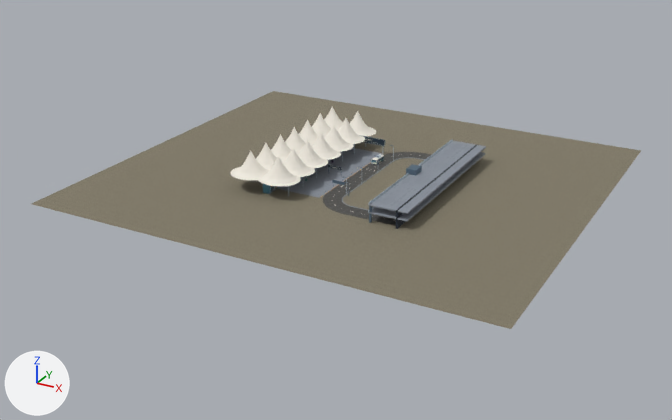
An edit to the glTF model public/models/trip-airport.glb, drawn before and after from the same camera.
Both versions are drawn from a 50 mm lens placed at (190.0, -348.0, 155.0), pointed at (7.0, -15.0, -12.0). The axes (+X, +Y, +Z) are drawn at lower left. The lights are the same throughout. The older version comes first. Vertices at exactly the same position are counted once.

The older version as bpy lines, for what is in view:
```python
ob_airport = bpy.data.objects.new('airport', me_airport)
ob_airport.location = (0.0, 0.0, 0.0)
```
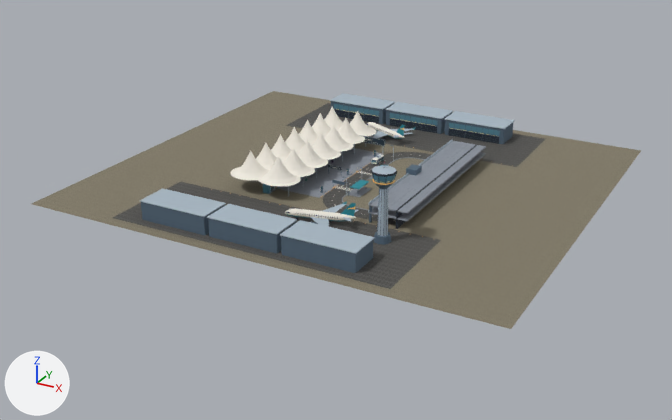
Changed parts and their boxes [x1, y1, x2, y2] in the pictures (672 x 420 px):
part 1 of me_airport, added: after [330, 93, 395, 110]
part 2 of me_airport, added: after [139, 188, 226, 217]
part 3 of me_airport, added: after [385, 102, 453, 119]
part 4 of me_airport, added: after [207, 204, 297, 235]
part 5 of me_airport, added: after [444, 111, 515, 129]
part 6 of me_airport, added: after [280, 220, 375, 254]
part 7 of me_airport, added: after [335, 110, 348, 118]
part 8 of me_airport, added: after [349, 112, 364, 120]
part 9 of me_airport, added: after [364, 115, 379, 123]
part 10 of me_airport, built on: after [113, 101, 545, 289]

Patch to the scene script:
```diff
--- a/public/models/trip-airport.glb.py
+++ b/public/models/trip-airport.glb.py
@@ me_airport @@
-me_airport.from_pydata(...)  # 6333 vertices, 9338 faces; spans x -95.0..115.0, y -95.0..95.0, z 0.0..18.0
+me_airport.from_pydata(...)  # 10286 vertices, 14704 faces; spans x -95.0..115.0, y -95.0..95.0, z 0.0..32.0
+# me_airport part 1: a new loose piece, a box spanning x -43.85..-12.15, y 70.65..85.35, z 8.0..8.4, in mat_silver (light grey #a9b8c4)
+# me_airport part 2: a new loose piece, a box spanning x -43.85..-12.15, y -85.35..-70.65, z 8.0..8.4, in mat_silver (light grey #a9b8c4)
+# me_airport part 3: a new loose piece, a box spanning x -10.85..20.85, y 70.65..85.35, z 8.0..8.4, in mat_silver (light grey #a9b8c4)
+# me_airport part 4: a new loose piece, a box spanning x -10.85..20.85, y -85.35..-70.65, z 8.0..8.4, in mat_silver (light grey #a9b8c4)
+# me_airport part 5: a new loose piece, a box spanning x 22.15..53.85, y 70.65..85.35, z 8.0..8.4, in mat_silver (light grey #a9b8c4)
+# me_airport part 6: a new loose piece, a box spanning x 22.15..53.85, y -85.35..-70.65, z 8.0..8.4, in mat_silver (light grey #a9b8c4)
+# me_airport part 7: a new loose piece, a box spanning x -41.35..-32.65, y 70.86..70.98, z 0.0..3.5, in mat_ink (dark blue #202a39)
+# me_airport part 8: a new loose piece, a box spanning x -32.35..-23.65, y 70.86..70.98, z 0.0..3.5, in mat_ink (dark blue #202a39)
+# me_airport part 9: a new loose piece, a box spanning x -23.35..-14.65, y 70.86..70.98, z 0.0..3.5, in mat_ink (dark blue #202a39)
+# me_airport part 10: 1 vertex moved within x 16.0, y 10.0, z 0.0; 3703 vertices added at x -56.0..70.0, y -90.0..90.0, z 0.0..32.0
+# other edits to the shape of me_airport do not show in these pictures
 me_airport.materials.append(mat_verge)
@@ me_airport @@
 me_airport.materials.append(mat_sign_ground_transportation)
+me_airport.materials.append(mat_candy)  # red #c94552
+me_airport.materials.append(mat_slate)  # greyish cyan #4c6264
+me_airport.materials.append(mat_sign_4)  # picture img_sign_4
+me_airport.materials.append(mat_sign_5)  # picture img_sign_5
+me_airport.materials.append(mat_sign_6)  # picture img_sign_6
+me_airport.materials.append(mat_pumpkin)  # orange #ed913b
+me_airport.materials.append(mat_holly)  # dark cyan #2e776a
```
